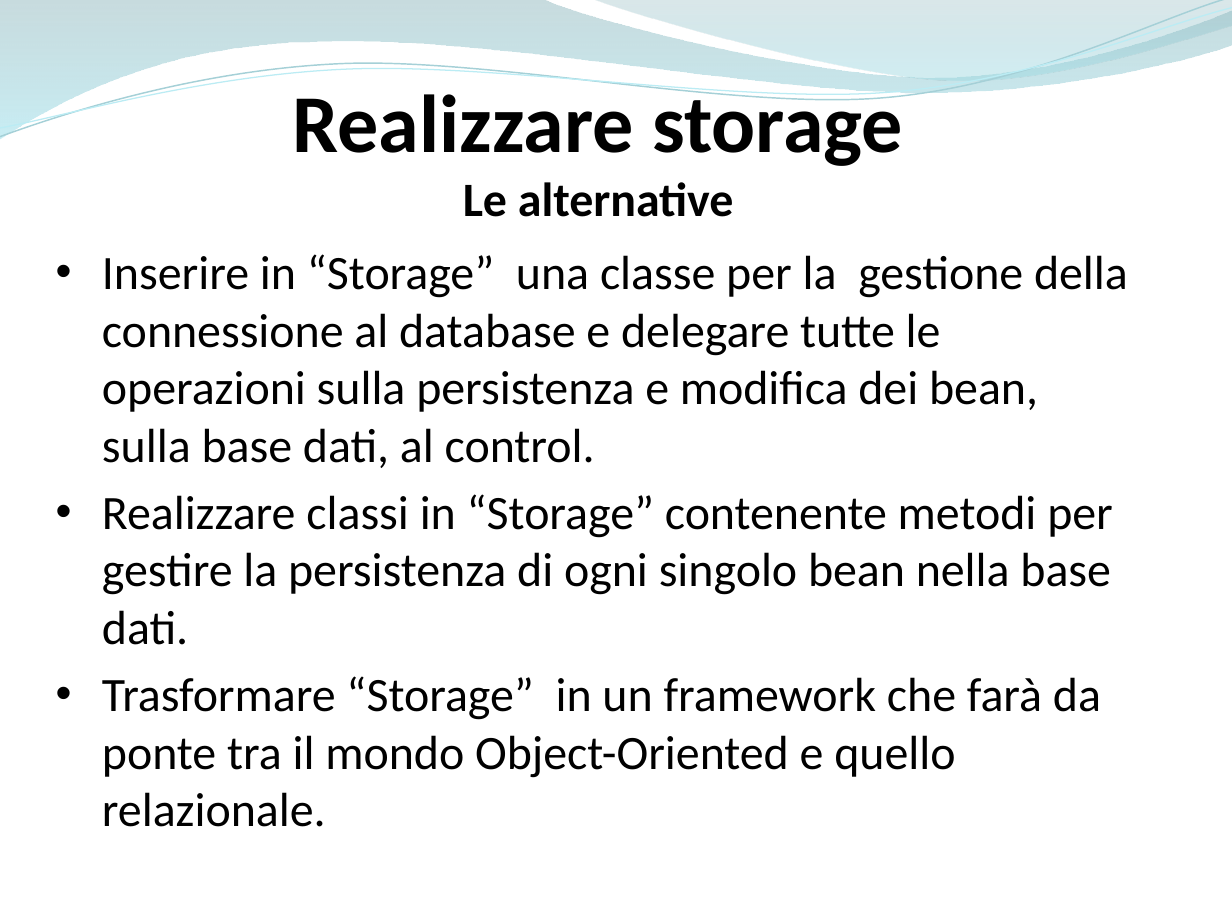
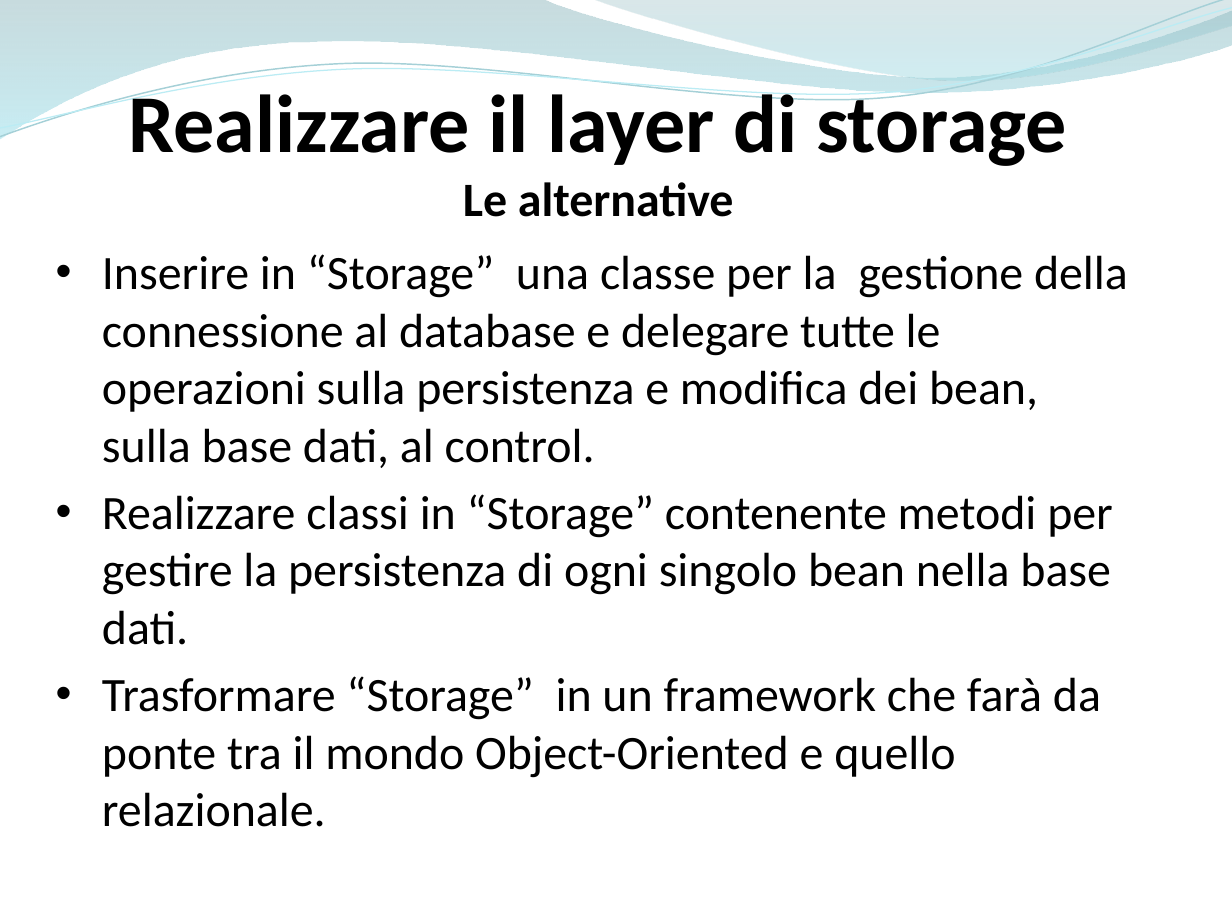
Before and after one commit to ammirate/at-silo, a slide deck: slide 1 of Presentazione/Atsilo1/Scafuro/[BOZZA] Presentazione framework.pptx. Drawn at 1232x924 pixels with LibreOffice and Linux fonts; fonts in the diff are those of the drawing. Boxes give left, top, right and bottom in pixels: in the first picture for what was removed or moved away, otherwise in the second. Text is boxed around its words. In the diff, an @@ line names an element or a change of style, - is before the commit and + after.

```diff
--- a/Presentazione/Atsilo1/Scafuro/[BOZZA] Presentazione framework.pptx
+++ b/Presentazione/Atsilo1/Scafuro/[BOZZA] Presentazione framework.pptx
@@ text "Realizzare il layer di storage" moved from (x1=293, y1=84, x2=903, y2=217) to (x1=129, y1=84, x2=1067, y2=217) @@
@@ text at (x1=129, y1=84, x2=1067, y2=166): text changed @@
-Realizzare storage
+Realizzare il layer di storage
```
Also in this commit, not shown: 2 other slides changed, 1 slide added.
